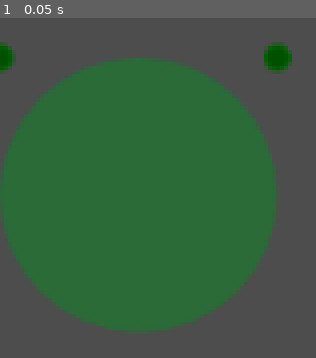
Above: before the commit, frame 1.
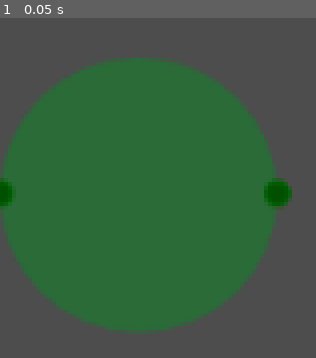
Above: after the commit, the same moment.

Repository: TheHat1/synapse
Game: Godot game, scene res://UI/Telemetry/Misc/NeuronRepresenter.tscn
The game is run twice, just before and just after one commit, with the same random seed, the same clock (stepped at 60 frames per second) and the same inputs. This scene is started directly instead of the project's main scene.
Inputs:
- Up to frame 1 (0.05 s): no input

The runs differ from the first frame. In frame 1, 1.8% of the frame differs, in the area x 0-93%, y 7-56%.

Commit message:
Instantiate neuron representers based on the main network (connections not working)

Diff:
--- a/UI/Telemetry/Misc/NeuronRepresenter.tscn
+++ b/UI/Telemetry/Misc/NeuronRepresenter.tscn
@@ -27,11 +27,11 @@
 theme_override_styles/titlebar_selected = SubResource("StyleBoxEmpty_gvr3u")
 draggable = false
 selectable = false
-slot/0/left_enabled = false
+slot/0/left_enabled = true
 slot/0/left_type = 0
 slot/0/left_color = Color(1, 1, 1, 1)
 slot/0/left_icon = null
-slot/0/right_enabled = false
+slot/0/right_enabled = true
 slot/0/right_type = 0
 slot/0/right_color = Color(1, 1, 1, 1)
 slot/0/right_icon = null
@@ -40,3 +40,4 @@
 
 [node name="Control" type="Control" parent="."]
 layout_mode = 2
+size_flags_vertical = 3
--- /dev/null
+++ b/UI/Telemetry/Misc/SynapticWeightRepresenter.tscn
@@ -0,0 +1,42 @@
+[gd_scene load_steps=7 format=3 uid="uid://lxu3byk83sg2"]
+
+[ext_resource type="Script" uid="uid://btv7drcupfehk" path="res://UI/Telemetry/Misc/synaptic_weight_representer.gd" id="1_8m7e1"]
+
+[sub_resource type="StyleBoxFlat" id="StyleBoxFlat_ojxxq"]
+bg_color = Color(0.16470589, 0.41960785, 0.21960784, 1)
+corner_radius_top_left = 50
+corner_radius_top_right = 50
+corner_radius_bottom_right = 50
+corner_radius_bottom_left = 50
+
+[sub_resource type="StyleBoxEmpty" id="StyleBoxEmpty_763wx"]
+
+[sub_resource type="StyleBoxEmpty" id="StyleBoxEmpty_y0efy"]
+
+[sub_resource type="StyleBoxEmpty" id="StyleBoxEmpty_s8sh8"]
+
+[sub_resource type="StyleBoxEmpty" id="StyleBoxEmpty_kmu7t"]
+
+[node name="SynapticWeightRepresenter" type="GraphNode"]
+custom_minimum_size = Vector2(50, 75)
+theme_override_styles/panel = SubResource("StyleBoxFlat_ojxxq")
+theme_override_styles/panel_selected = SubResource("StyleBoxEmpty_763wx")
+theme_override_styles/panel_focus = SubResource("StyleBoxEmpty_y0efy")
+theme_override_styles/titlebar = SubResource("StyleBoxEmpty_s8sh8")
+theme_override_styles/titlebar_selected = SubResource("StyleBoxEmpty_kmu7t")
+draggable = false
+selectable = false
+slot/0/left_enabled = false
+slot/0/left_type = 0
+slot/0/left_color = Color(1, 1, 1, 1)
+slot/0/left_icon = null
+slot/0/right_enabled = false
+slot/0/right_type = 0
+slot/0/right_color = Color(1, 1, 1, 1)
+slot/0/right_icon = null
+slot/0/draw_stylebox = true
+script = ExtResource("1_8m7e1")
+
+[node name="Control" type="Control" parent="."]
+layout_mode = 2
+size_flags_vertical = 3
--- /dev/null
+++ b/UI/Telemetry/Misc/synaptic_weight_representer.gd
@@ -0,0 +1,6 @@
+extends GraphNode
+
+var intensity:= 0.0
+
+func _ready() -> void:
+	set_slot(0, true, 0, Color.DARK_GREEN, true, 0, Color.DARK_GREEN)
--- a/UI/Telemetry/TelemetryPanel.tscn
+++ b/UI/Telemetry/TelemetryPanel.tscn
@@ -134,6 +134,7 @@
 custom_minimum_size = Vector2(0, 800)
 layout_mode = 2
 size_flags_vertical = 3
+mouse_force_pass_scroll_events = false
 grid_pattern = 1
 right_disconnects = true
 connection_lines_curvature = 0.0
--- a/UI/Telemetry/telemetry_panel.gd
+++ b/UI/Telemetry/telemetry_panel.gd
@@ -1,8 +1,14 @@
 extends Control
+
+var neuron_representer = load("res://UI/Telemetry/Misc/NeuronRepresenter.tscn")
+var weight_representer = load("res://UI/Telemetry/Misc/SynapticWeightRepresenter.tscn")
 
 var fadeTime: float = 500.0
 var activationsPerSecond: int
 var elapsed: = 0.0
+@onready var visible_center = $Panel/ScrollContainer/MarginContainer/VBoxContainer/TelemetryGraphEdit.size * Vector2(0.065,0.5)
+@onready var graphEditRef = get_parent().get_node('GraphEdit')
+@onready var telemetryGraphEditRef = $Panel/ScrollContainer/MarginContainer/VBoxContainer/TelemetryGraphEdit
 
 func _ready() -> void:
 	size = get_viewport().get_visible_rect().size
@@ -14,6 +20,36 @@
 		activationsPerSecond = activationsPerSecond - activationsPerSecond
 		elapsed = 0.0
 
-
 func _on_h_slider_value_changed(value: float) -> void:
 	fadeTime = value
+
+func display_network():
+	var representer_nodes = $Panel/ScrollContainer/MarginContainer/VBoxContainer/TelemetryGraphEdit.get_child(0).get_children()
+	for node in representer_nodes:
+		node.queue_free()
+
+	var nodes = graphEditRef.get_children()
+	var all_connections = graphEditRef.get_connection_list()
+	var output_connections
+	for node in nodes:
+		if node is GraphNode:
+			var nd: GraphNode
+			var offset: Vector2
+			match(node.type):
+				"Neuron":
+					nd = neuron_representer.instantiate()
+					offset = Vector2(60, 0)
+				"InputNeuron":
+					nd = neuron_representer.instantiate()
+					offset = Vector2(60, 0)
+				"SynapticWeight":
+					nd = weight_representer.instantiate()
+					offset = Vector2(0, 0)
+			if nd is GraphNode:
+				nd.name = node.name
+				nd.position = node.position_offset * Vector2(0.5,0.7) + offset - visible_center
+				telemetryGraphEditRef.get_child(0).add_child(nd)
+				for connection in all_connections:
+						if connection["from_node"] == node.name:
+							print(connection)
+							$Panel/ScrollContainer/MarginContainer/VBoxContainer/TelemetryGraphEdit.connect_node(connection["from_node"], 0, connection["to_node"], 0)
--- a/graph_edit.gd
+++ b/graph_edit.gd
@@ -9,7 +9,7 @@
 func _input(event: InputEvent):
 	if event is InputEventMouseButton and Input.is_mouse_button_pressed(MOUSE_BUTTON_RIGHT):
 		if !isMenuOpen:
-			menu = load("res://UI/Menus/add_elements_menu.gd").instantiate()
+			menu = load("res://UI/Menus/add_elements_menu.tscn").instantiate()
 			menu.global_position = event.global_position
 			add_child(menu)
 			isMenuOpen = true
--- a/main.gd
+++ b/main.gd
@@ -37,3 +37,4 @@
 
 func _on_telemetry_button_pressed() -> void:
 	show_panel($GraphWrapper/TelemetryPanel)
+	$GraphWrapper/TelemetryPanel.display_network()
Not shown, added: UI/Telemetry/Misc/synaptic_weight_representer.gd.uid
